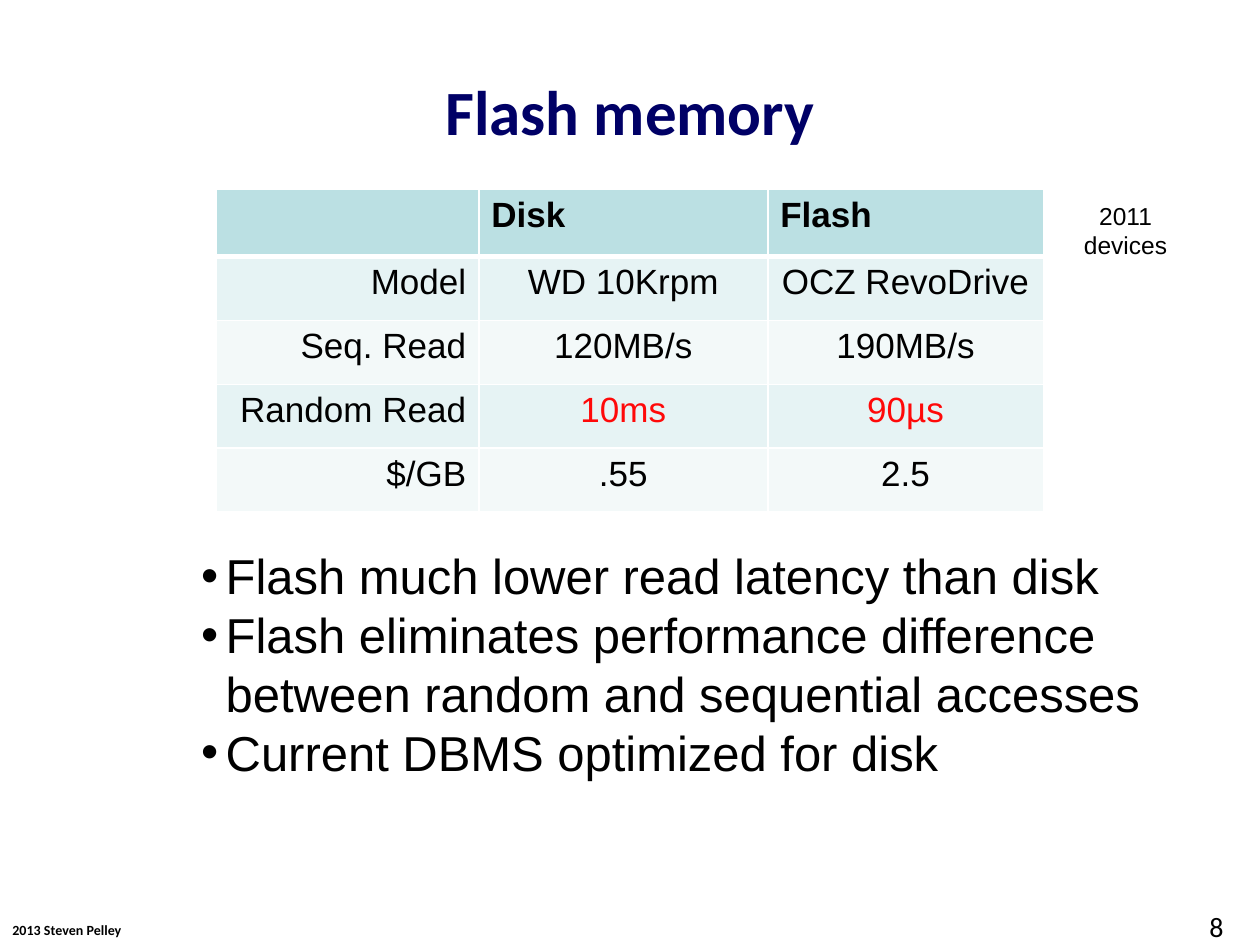
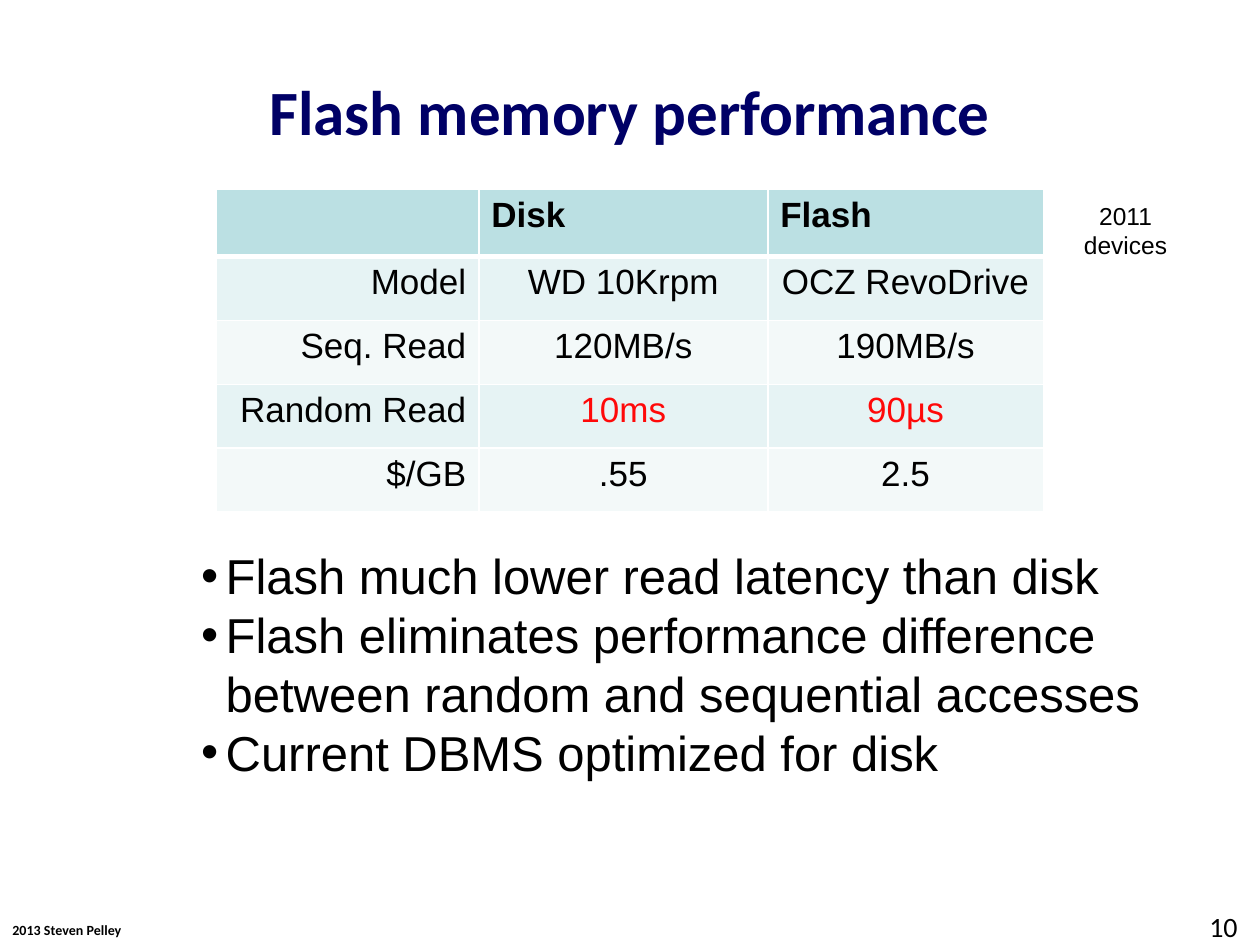
Before and after one commit to Abulila/dissertation, a slide deck: slide 10 of proposal/proposal.pptx (slide 8 before the commit). Drawn at 1260x945 pixels with LibreOffice and Linux fonts; fonts in the diff are those of the drawing; background and template pictures are left out. Boxes give left, top, right and bottom in pixels: in the first picture for what was removed or moved away, otherwise in the second. Text is boxed around its words. In the diff, an @@ line names an element or a change of style, - is before the commit and + after.

```diff
--- a/proposal/proposal.pptx
+++ b/proposal/proposal.pptx
@@ title at box(270, 90, 990, 145): text changed @@
-Flash memory
+Flash memory performance
@@ page number at box(1209, 919, 1237, 937): text changed @@
-8
+10
```
Also in this commit, not shown: 10 other slides changed, 5 slides added, 1 slide removed.
